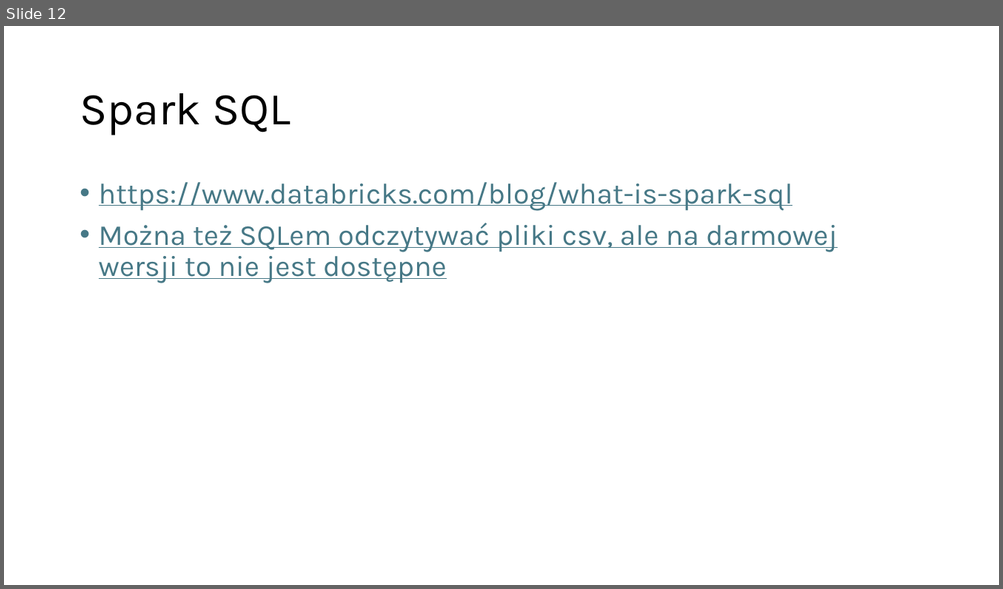
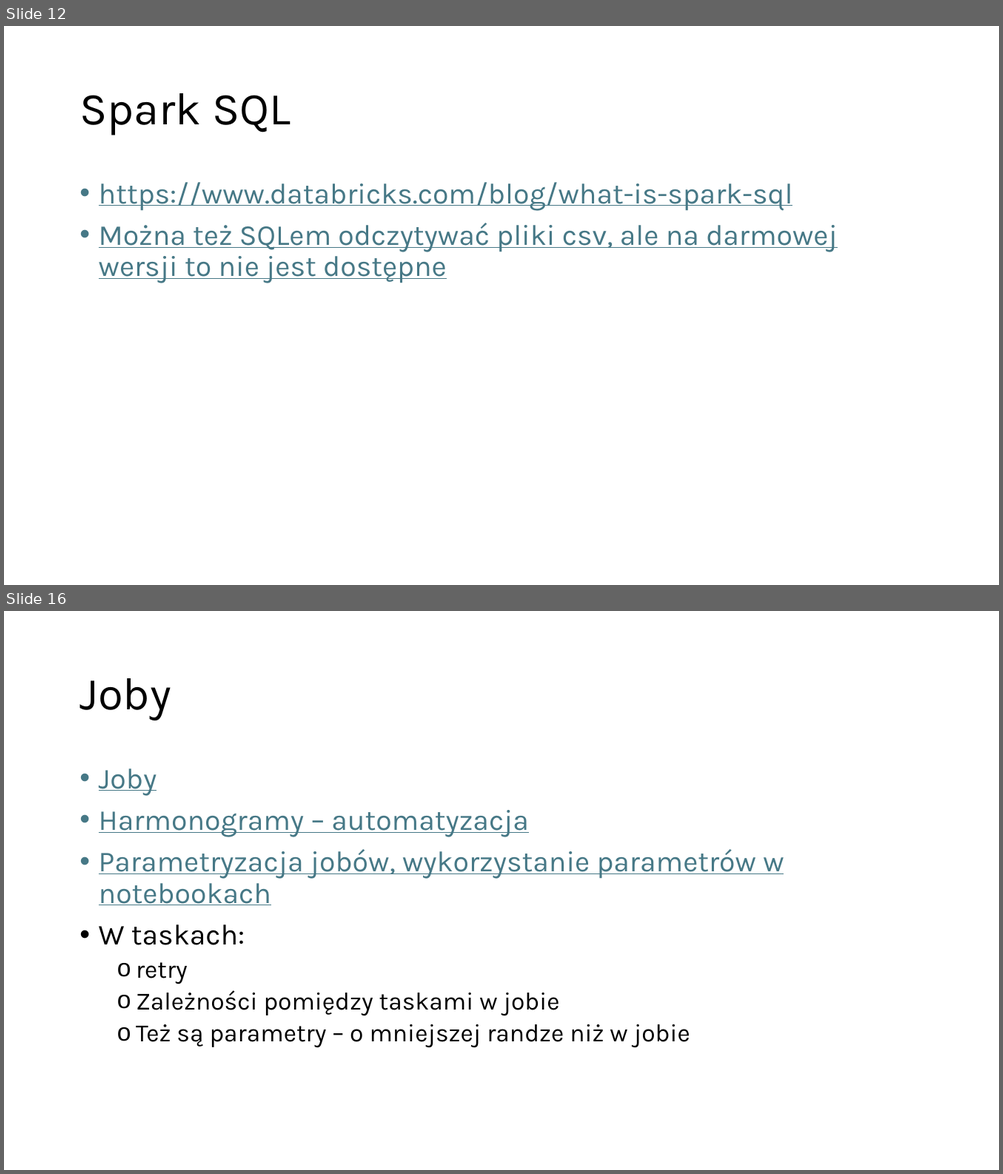
Before and after one commit to Bartekfiolek/Platforma-Databricks, a slide deck: Platforma Databricks.pptx. Shown one above the other, each under a label of ours: slide 12 before the commit, slides 12 and 16 after it; the slides between them are not shown. The pictures are 1003x589 and 1003x1174 pixels, drawn with LibreOffice and Linux fonts; fonts in the diff are those of the drawing. Boxes give left, top, right and bottom in pixels: in the first picture for what was removed or moved away, otherwise in the second. Text is boxed around its words. In the diff, an @@ line names an element or a change of style, - is before the commit and + after.

```diff
--- a/Platforma Databricks.pptx
+++ b/Platforma Databricks.pptx
@@ slide 16 added at box(4, 611, 999, 1170), background #FFFFFF @@
@@ title added at box(79, 678, 171, 721), 44 pt, text #000000 @@
+Joby
@@ text added at box(99, 769, 783, 1048), 28 pt, text #467886, underline @@
+• Joby
+• Harmonogramy – automatyzacja
+• Parametryzacja jobów, wykorzystanie parametrów w notebookach
+• W taskach:
+  o retry
+  o Zależności pomiędzy taskami w jobie
+  o Też są parametry – o mniejszej randze niż w jobie
```
Also in this commit, not shown: 8 other slides added, 1 slide removed.
